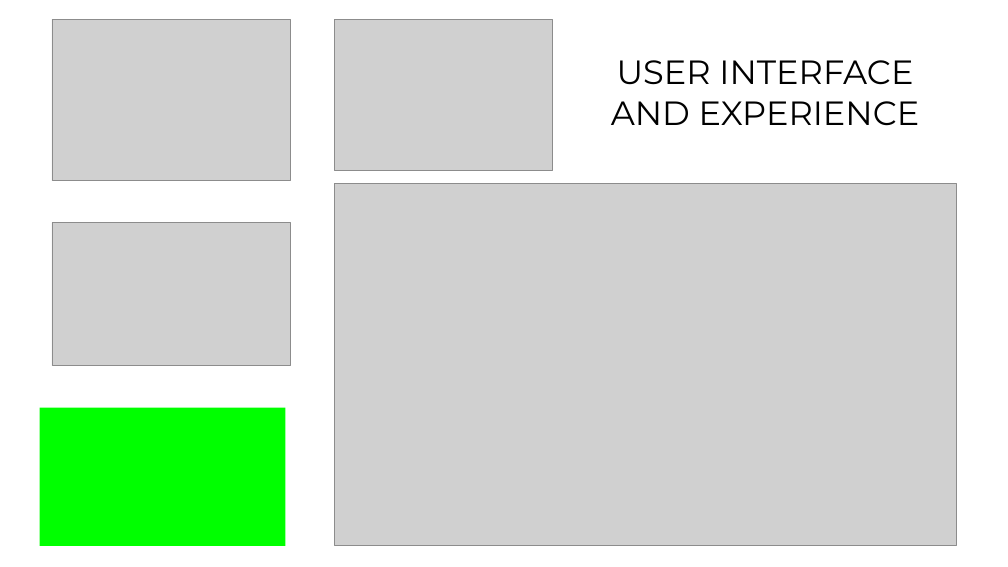
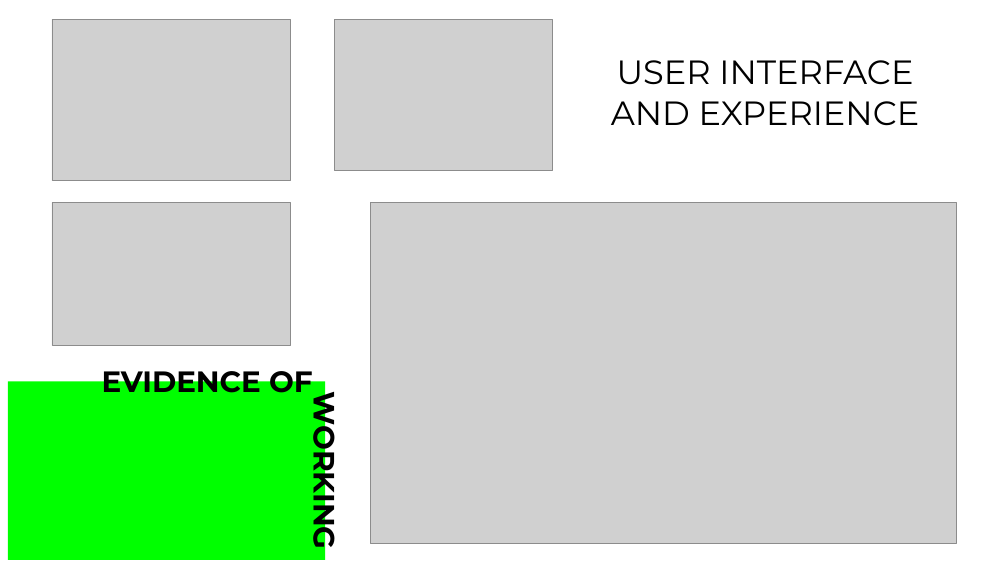
Before and after one commit to nozzyFTW/DailyChessPuzzle, a slide deck: slide 13 of Individual Digital solution.pptx. Drawn at 1008x567 pixels with LibreOffice and Linux fonts; fonts in the diff are those of the drawing; grey boxes stand for pictures. Boxes give left, top, right and bottom in pixels: in the first picture for what was removed or moved away, otherwise in the second. Text is boxed around its words. In the diff, an @@ line names an element or a change of style, - is before the commit and + after.

```diff
--- a/Individual Digital solution.pptx
+++ b/Individual Digital solution.pptx
@@ picture: place and size @@
-picture at box(52, 223, 290, 366)
+picture at box(52, 203, 290, 346)
@@ picture: place and size @@
-picture at box(335, 184, 957, 547)
+picture at box(371, 203, 956, 544)
@@ rectangle: place and size @@
-rectangle at box(39, 408, 285, 546)
+rectangle at box(8, 381, 325, 560)
@@ text added at box(102, 364, 313, 393), 28 pt, text #000000, bold @@
+EVIDENCE OF
@@ text added at box(306, 407, 347, 545), 28 pt, text #000000, bold @@
+WORKING
```
Also in this commit, not shown: 5 other slides changed, 1 slide added, 15 other files.
